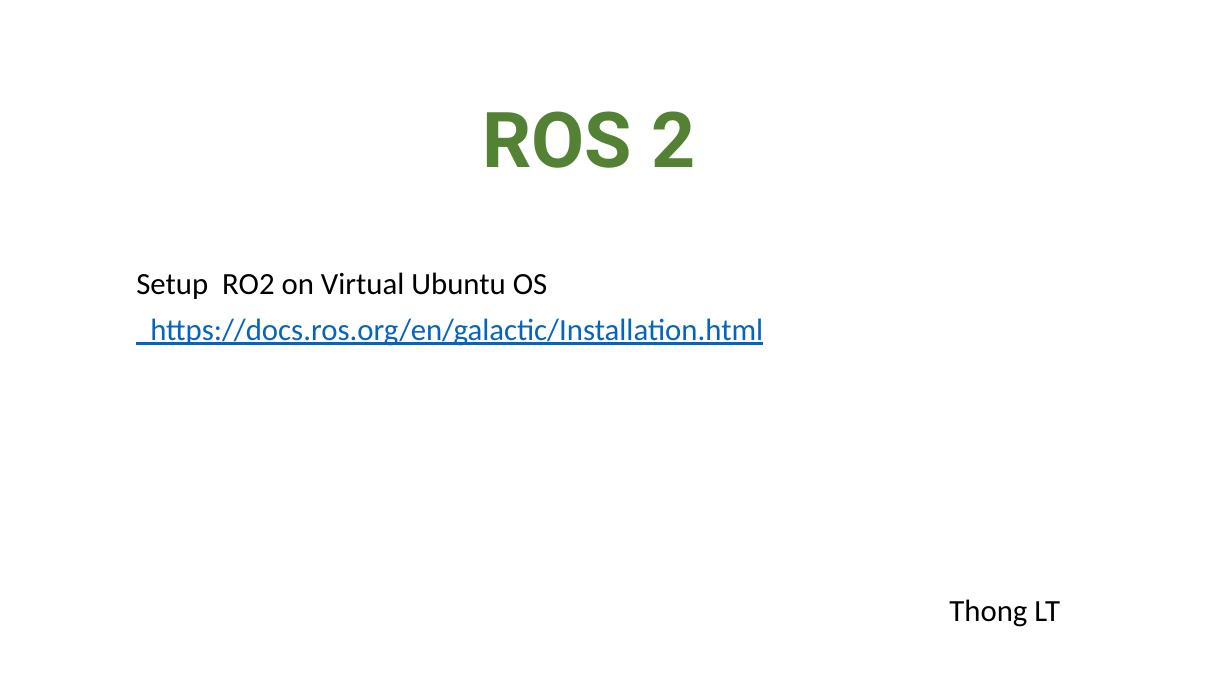
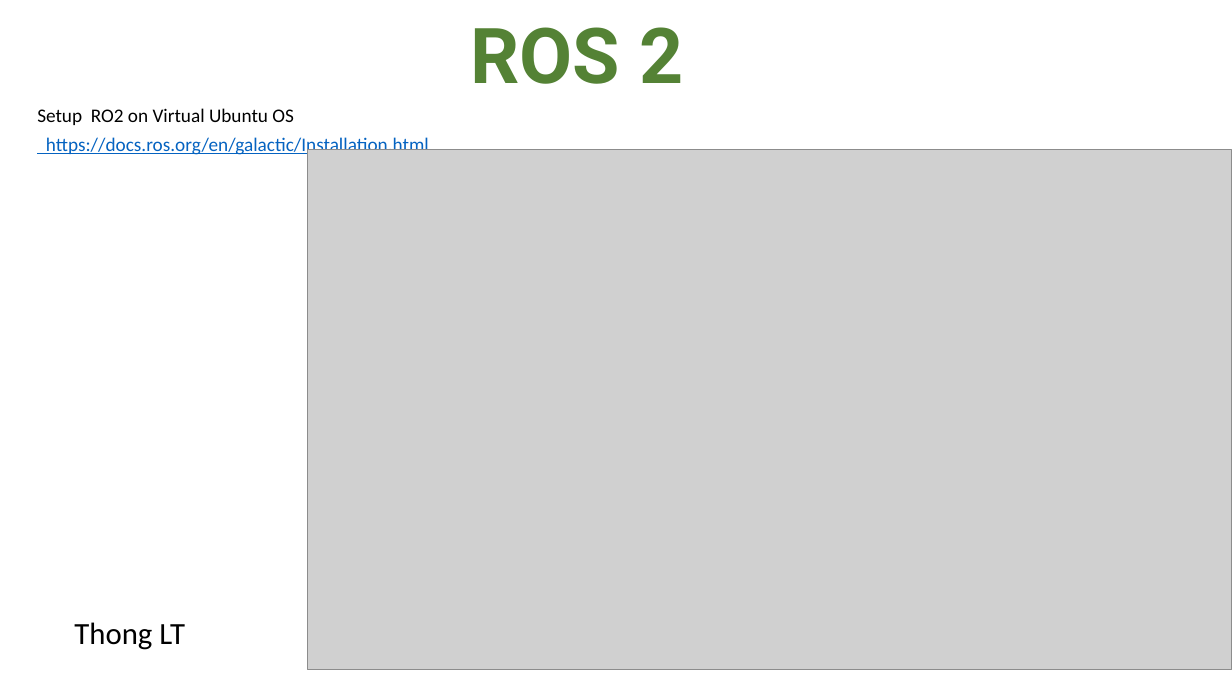
Before and after one commit to letrthong/ros2, a slide deck: slide 1 of ros2.pptx. Drawn at 1232x693 pixels with LibreOffice and Linux fonts; fonts in the diff are those of the drawing; grey boxes stand for pictures. Boxes give left, top, right and bottom in pixels: in the first picture for what was removed or moved away, otherwise in the second. Text is boxed around its words. In the diff, an @@ line names an element or a change of style, - is before the commit and + after.

```diff
--- a/ros2.pptx
+++ b/ros2.pptx
@@ title "ROS 2": place and size @@
-title "ROS 2" at (483,111,695,168)
+title "ROS 2" at (471,27,683,84)
@@ text "Setup RO2 on Virtual Ubuntu ...": place and size @@
-text "Setup RO2 on Virtual Ubuntu ..." at (136,272,763,346)
+text "Setup RO2 on Virtual Ubuntu ..." at (37,108,429,156)
@@ text "Setup RO2 on Virtual Ubuntu ..." at (37,108,429,156): size 24 to 15 pt; line spacing 0.9 to 0.7 @@
@@ picture added at (308,150,1232,669) @@
@@ subtitle "Thong LT": place and size @@
-subtitle "Thong LT" at (949,599,1060,627)
+subtitle "Thong LT" at (74,622,185,650)
```
Also in this commit, not shown: 1 other file.
